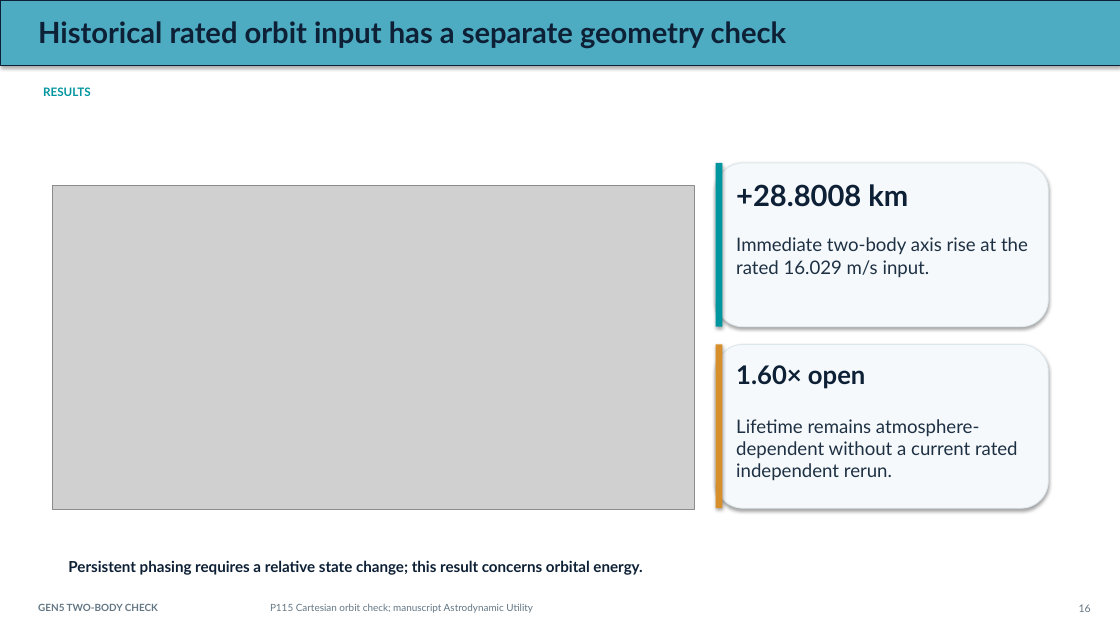
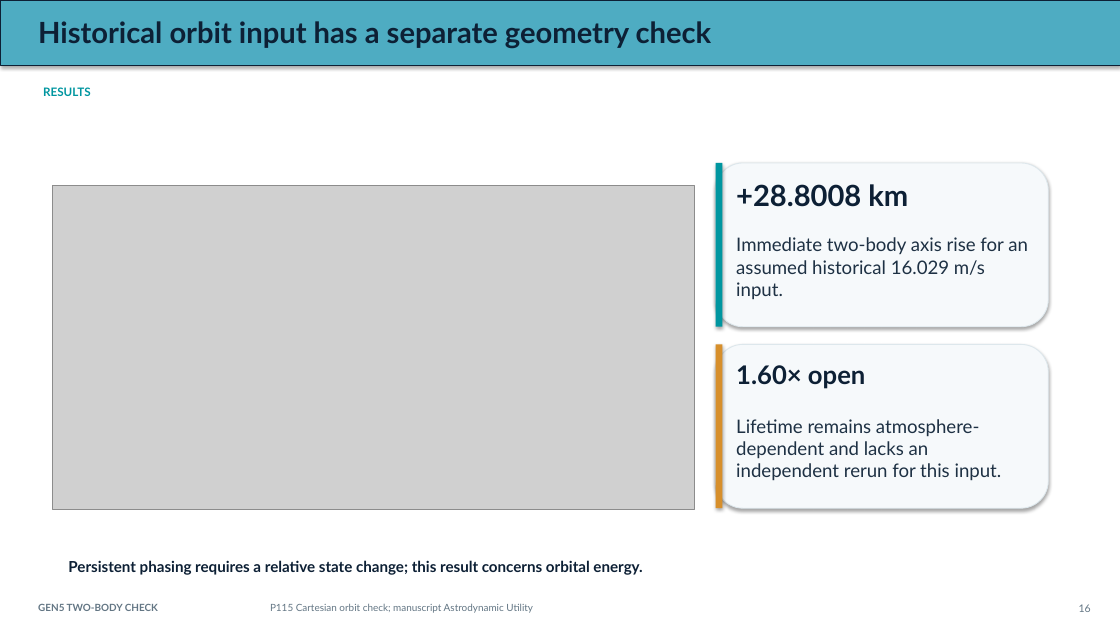
Before and after one commit to aaaaaaaaaaaavm/VOLLEY-thesis, a slide deck: slide 16 of university/final_review_2026_10_10/VOLLEY_Final_Review_2026-10-10.pptx. Drawn at 1120x630 pixels with LibreOffice and Linux fonts; fonts in the diff are those of the drawing; grey boxes stand for pictures. Boxes give left, top, right and bottom in pixels: in the first picture for what was removed or moved away, otherwise in the second. Text is boxed around its words. In the diff, an @@ line names an element or a change of style, - is before the commit and + after.

```diff
--- a/university/final_review_2026_10_10/VOLLEY_Final_Review_2026-10-10.pptx
+++ b/university/final_review_2026_10_10/VOLLEY_Final_Review_2026-10-10.pptx
@@ text at box(38, 21, 712, 48): text changed @@
-Historical rated orbit input has a separate geometry check
+Historical orbit input has a separate geometry check
@@ text at box(736, 237, 1028, 300): text changed @@
-Immediate two-body axis rise at the rated 16.029 m/s input.
+Immediate two-body axis rise for an assumed historical 16.029 m/s input.
@@ text at box(736, 419, 1002, 481): text changed @@
-Lifetime remains atmosphere-dependent without a current rated independent rerun.
+Lifetime remains atmosphere-dependent and lacks an independent rerun for this input.
```
Also in this commit, not shown: 1 other slide changed, 23 other files.
